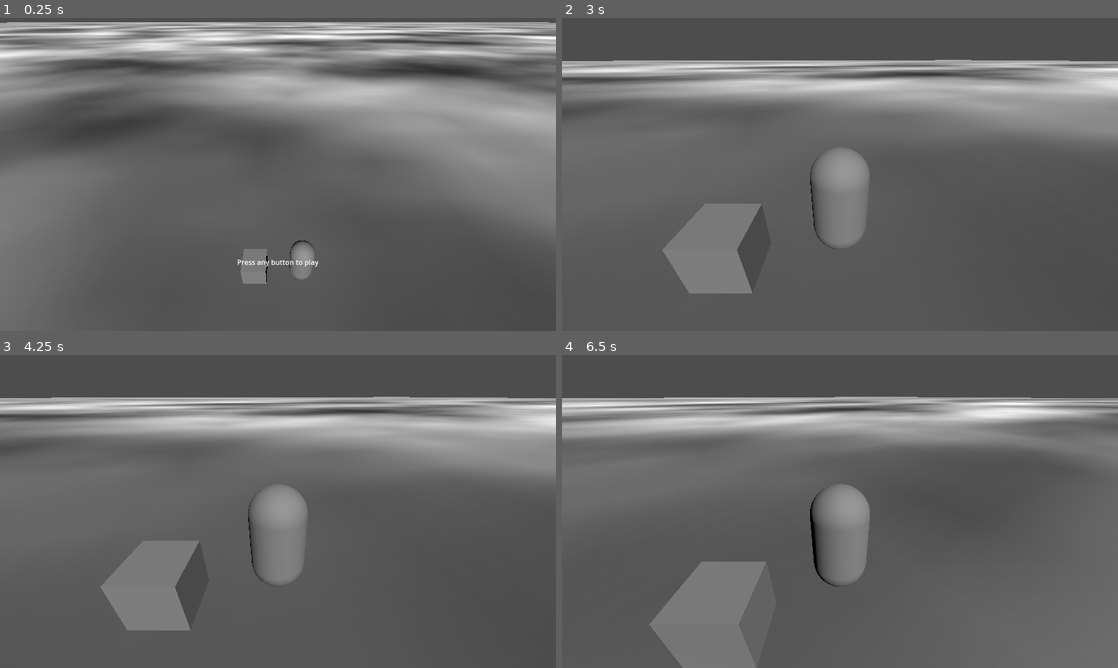
Above: before the commit, frames 1-4 (two rows, left to right).
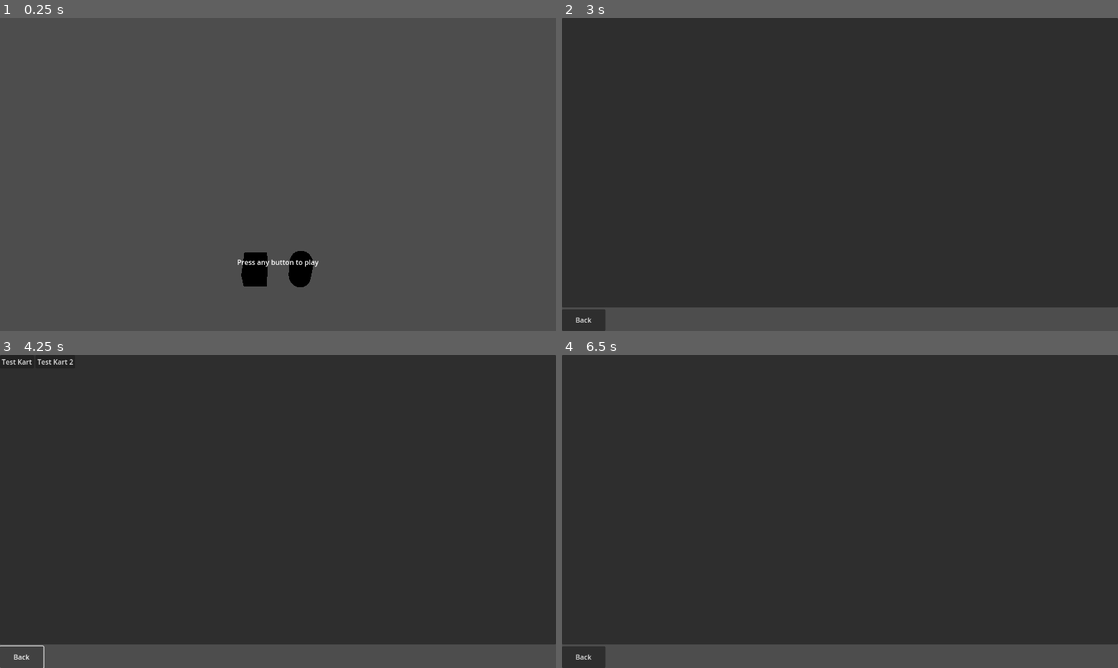
Above: after the commit, the same moments.

Repository: CoffeeCoder1/superpeterkart
Game: Godot game, scene res://scenes/main.tscn
The game is run twice, just before and just after one commit, with the same random seed, the same clock (stepped at 60 frames per second) and the same inputs.
Inputs (mouse positions are in pixels of both pictures, inside the frame that each line leads up to):
- Up to frame 1 (0.25 s): no input
- Up to frame 2 (3 s): tap Enter at 0.5 s; hold Right (ui_right) 0.53-1.25 s; hold N (player1_boost) 0.53-1.25 s; click "Create Game" at 1.25 s; click "1 Player" at 2 s; click "Test Kart" at 2.75 s
- Up to frame 3 (4.25 s): click (22, 658) at 3.5 s, where only the run after the commit has a clickable "Back"
- Up to frame 4 (6.5 s): click (617, 361) at 4.25 s, where only the run after the commit has a clickable "Test Kart 2"; tap Space at 5 s; hold Down (ui_down) 5.03-5.78 s; tap N (player1_boost) at 5.1 s; hold Right (ui_right) from 5.78 s (still down); hold N (player1_boost) from 5.78 s (still down)

The runs differ from the first frame. In frame 1, 44% of the frame differs, in the area x 0-100%, y 1-100%; in frame 2, 93%; in frame 3, 92%; in frame 4, 95%, in the area x 0-100%, y 0-100%.

Commit message:
Use Resources for map metadata Creates a new Map class that extends Resource.

Diff:
--- /dev/null
+++ b/scenes/classes/map.gd
@@ -0,0 +1,16 @@
+class_name Map extends Resource
+
+@export var name: String
+@export var scene: PackedScene
+
+
+func get_map_name() -> String:
+	return name
+
+
+func get_scene() -> PackedScene:
+	return scene
+
+
+func instantiate() -> Node:
+	return scene.instantiate()
--- a/scenes/game.gd
+++ b/scenes/game.gd
@@ -1,23 +1,32 @@
 extends Node3D
 
-var players = []
-
-
-func new_game(karts: Array[Node]) -> void:
-	for e in karts:
-		add_child(e)
-		players.append(e)
+var players: Array[Node] = []
+var loaded_map: Node
 
 
 # Called when the node enters the scene tree for the first time.
 func _ready() -> void:
 	pass
-	# var camera = Camera3D.new()
-	# $TestKart.add_child(camera)
-	# camera.owner = self
-	# camera.make_current()
 
 
 # Called every frame. 'delta' is the elapsed time since the previous frame.
 func _process(delta: float) -> void:
 	pass
+
+
+# Instantiates and adds players and loads the map
+func new_game(karts: Array[Node], map: Map) -> void:
+	for e in karts:
+		add_child(e)
+		players.append(e)
+	load_map(map)
+	print(map.get_path())
+
+
+# Loads a new map and moves the players to their starting positions
+func load_map(map: Map) -> void:
+	var map_node = map.instantiate()
+	if loaded_map:
+		loaded_map.get_parent().remove_child(loaded_map)
+	add_child(map_node)
+	loaded_map = map_node
--- a/scenes/game.tscn
+++ b/scenes/game.tscn
@@ -1,12 +1,9 @@
-[gd_scene load_steps=3 format=3 uid="uid://4lj582lanxly"]
+[gd_scene load_steps=2 format=3 uid="uid://4lj582lanxly"]
 
-[ext_resource type="PackedScene" uid="uid://khkkj7jo5dp4" path="res://scenes/maps/test_map/test_map.tscn" id="1_2oeff"]
 [ext_resource type="Script" path="res://scenes/game.gd" id="1_rdoy7"]
 
 [node name="Game" type="Node3D"]
 script = ExtResource("1_rdoy7")
 
-[node name="TestMap" parent="." instance=ExtResource("1_2oeff")]
-
 [node name="Camera3D" type="Camera3D" parent="."]
 transform = Transform3D(1, 0, 0, 0, 0.790262, 0.612769, 0, -0.612769, 0.790262, 0, 9.47898, 4.50726)
--- a/scenes/main.gd
+++ b/scenes/main.gd
@@ -15,6 +15,6 @@
 	pass
 
 
-func _on_menu_game_started(karts: Array[Node]) -> void:
+func _on_menu_game_started(karts: Array[Node], map: Map) -> void:
 	menu.close_menu()
-	$Game.new_game(karts)
+	$Game.new_game(karts, map)
--- /dev/null
+++ b/scenes/maps/test_map/test_map.tres
@@ -0,0 +1,9 @@
+[gd_resource type="Resource" script_class="Map" load_steps=3 format=3 uid="uid://dcfoqbbe4cjh7"]
+
+[ext_resource type="Script" path="res://scenes/classes/map.gd" id="1_dt4bw"]
+[ext_resource type="PackedScene" uid="uid://khkkj7jo5dp4" path="res://scenes/maps/test_map/test_map.tscn" id="1_e25du"]
+
+[resource]
+script = ExtResource("1_dt4bw")
+name = "Test Map"
+scene = ExtResource("1_e25du")
--- a/scenes/ui/menu/main.gd
+++ b/scenes/ui/menu/main.gd
@@ -1,8 +1,16 @@
 extends Control
 
-signal game_started(karts: Array[Node])
+signal game_started(karts: Array[Node], map: Map)
 
-enum Menu {START_MENU, MAIN_MENU, SETTINGS, ONLINE_GAME, PLAYER_NUMBER_SELECTION, CHARACTER_SELECTION}
+enum Menu {
+	START_MENU,
+	MAIN_MENU,
+	SETTINGS,
+	ONLINE_GAME,
+	PLAYER_NUMBER_SELECTION,
+	CHARACTER_SELECTION,
+	MAP_SELECTION
+}
 var menu_stack: Array[Menu] = [Menu.START_MENU]
 
 var karts: Array[Node]
@@ -45,6 +53,8 @@
 		pass
 	elif (menu == Menu.CHARACTER_SELECTION):
 		$VBoxContainer/PanelContainer/CharacterSelectionMenu.show()
+	elif (menu == Menu.MAP_SELECTION):
+		$VBoxContainer/PanelContainer/MapSelectionMenu.show()
 
 	if (menu == Menu.START_MENU):
 		$VBoxContainer.hide()
@@ -78,5 +88,9 @@
 
 func _on_character_selection_menu_character_selected(selected_karts: Array[Node]) -> void:
 	karts = selected_karts
+	open_menu(Menu.MAP_SELECTION)
+
+
+func _on_map_selection_menu_map_selected(map: Map) -> void:
 	close_menu()
-	game_started.emit(karts)
+	game_started.emit(karts, map)
--- a/scenes/ui/menu/main.tscn
+++ b/scenes/ui/menu/main.tscn
@@ -6,6 +6,7 @@
 [ext_resource type="PackedScene" uid="uid://3phbp3v6np27" path="res://scenes/ui/menu/settings_menu/settings_menu.tscn" id="3_1n28g"]
 [ext_resource type="PackedScene" uid="uid://ddl6hmbolemig" path="res://scenes/ui/menu/player_number_selection_menu/player_number_selection_menu.tscn" id="4_8pmct"]
 [ext_resource type="PackedScene" uid="uid://c3ovvx3oxxrwr" path="res://scenes/ui/menu/character_selection_menu/character_selection_menu.tscn" id="5_gl5ct"]
+[ext_resource type="PackedScene" uid="uid://c7yilrpey1l1o" path="res://scenes/ui/menu/map_selection_menu/map_selection_menu.tscn" id="7_g6686"]
 
 [sub_resource type="InputEventAction" id="InputEventAction_pbehn"]
 action = &"ui_cancel"
@@ -54,6 +55,10 @@
 visible = false
 layout_mode = 2
 
+[node name="MapSelectionMenu" parent="VBoxContainer/PanelContainer" instance=ExtResource("7_g6686")]
+visible = false
+layout_mode = 2
+
 [node name="HBoxContainer" type="HBoxContainer" parent="VBoxContainer"]
 layout_mode = 2
 
@@ -69,4 +74,5 @@
 [connection signal="settings" from="VBoxContainer/PanelContainer/MainMenu" to="." method="_on_main_menu_settings"]
 [connection signal="player_number_selected" from="VBoxContainer/PanelContainer/PlayerNumberSelectionMenu" to="." method="_on_player_number_selection_menu_player_number_selected"]
 [connection signal="character_selected" from="VBoxContainer/PanelContainer/CharacterSelectionMenu" to="." method="_on_character_selection_menu_character_selected"]
+[connection signal="map_selected" from="VBoxContainer/PanelContainer/MapSelectionMenu" to="." method="_on_map_selection_menu_map_selected"]
 [connection signal="pressed" from="VBoxContainer/HBoxContainer/BackButton" to="." method="_on_back_button_pressed"]
--- /dev/null
+++ b/scenes/ui/menu/map_selection_menu/map_selection_menu.gd
@@ -0,0 +1,27 @@
+extends Control
+
+signal map_selected(map: Map)
+
+@export var maps: Array[Map]
+var selected_map: Map
+
+# Called when the node enters the scene tree for the first time.
+func _ready() -> void:
+	for map in maps:
+		var button = Button.new()
+		$GridContainer.add_child(button)
+
+		button.text = map.get_map_name()
+
+		button.pressed.connect(self._on_map_selected.bind(map))
+
+
+# Called every frame. 'delta' is the elapsed time since the previous frame.
+func _process(delta: float) -> void:
+	pass
+
+
+# Called when a map is selected
+func _on_map_selected(map: Map) -> void:
+	selected_map = map
+	map_selected.emit(selected_map)
--- /dev/null
+++ b/scenes/ui/menu/map_selection_menu/map_selection_menu.tscn
@@ -0,0 +1,21 @@
+[gd_scene load_steps=5 format=3 uid="uid://c7yilrpey1l1o"]
+
+[ext_resource type="Script" path="res://scenes/ui/menu/map_selection_menu/map_selection_menu.gd" id="1_j30jl"]
+[ext_resource type="Script" path="res://scenes/classes/map.gd" id="2_fs5bl"]
+[ext_resource type="Resource" uid="uid://dcfoqbbe4cjh7" path="res://scenes/maps/test_map/test_map.tres" id="3_t352r"]
+[ext_resource type="Resource" uid="uid://6gvuydbjt16o" path="res://scenes/maps/unreal/unreal.tres" id="4_4lsjs"]
+
+[node name="MapSelectionMenu" type="Control" groups=["menus"]]
+layout_mode = 3
+anchors_preset = 15
+anchor_right = 1.0
+anchor_bottom = 1.0
+grow_horizontal = 2
+grow_vertical = 2
+script = ExtResource("1_j30jl")
+maps = Array[ExtResource("2_fs5bl")]([ExtResource("3_t352r"), ExtResource("4_4lsjs")])
+
+[node name="GridContainer" type="GridContainer" parent="."]
+layout_mode = 0
+offset_right = 40.0
+offset_bottom = 40.0
Not shown: 1 places in scenes/ui/menu/main.tscn that only renumber resources
